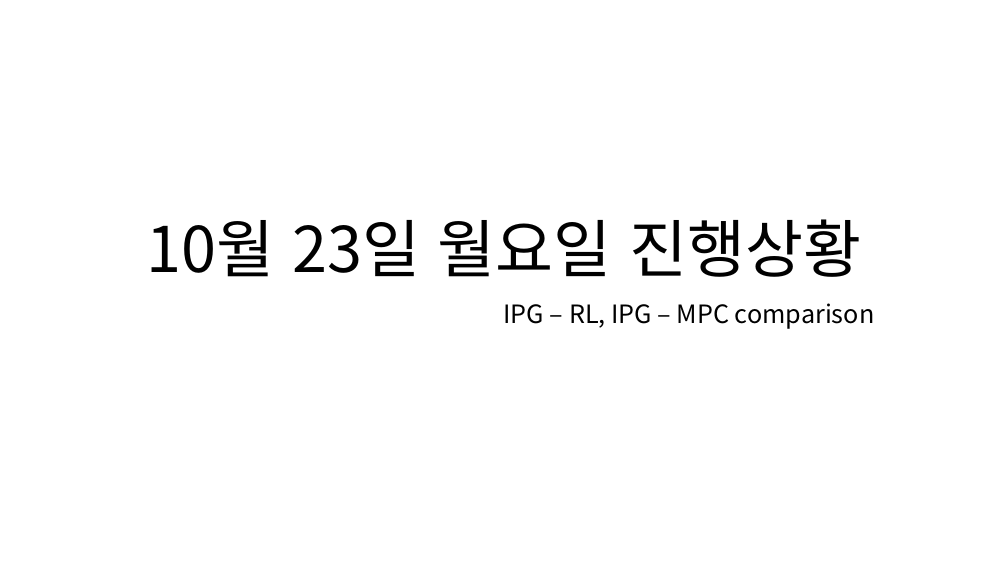
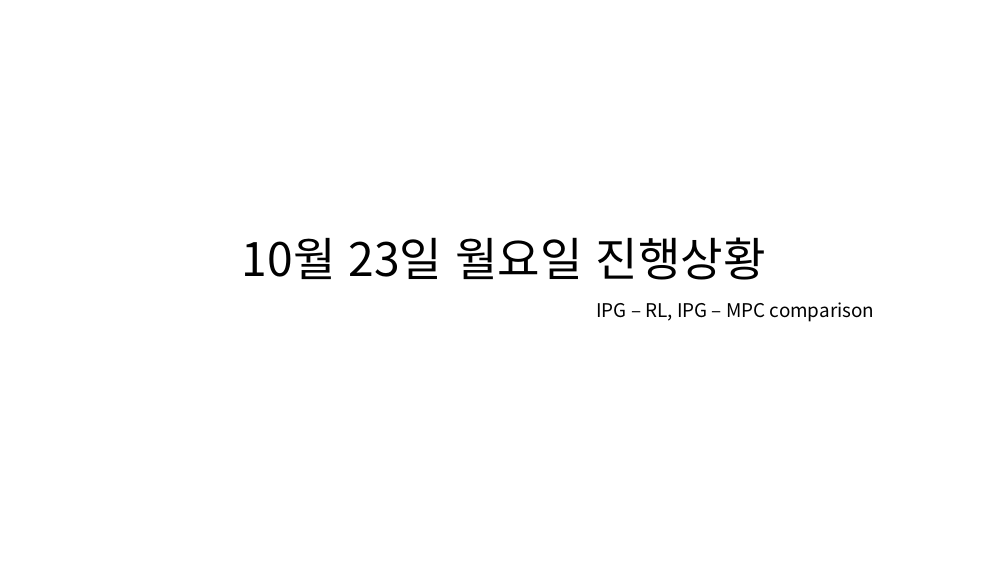
Before and after one commit to HAN2496/CarMakerResults, a slide deck: slide 1 of 1023_결과보고 - Copy.pptx. Drawn at 1008x567 pixels with LibreOffice and Linux fonts; fonts in the diff are those of the drawing. Boxes give left, top, right and bottom in pixels: in the first picture for what was removed or moved away, otherwise in the second. Text is boxed around its words. In the diff, an @@ line names an element or a change of style, - is before the commit and + after.

```diff
--- a/1023_결과보고 - Copy.pptx
+++ b/1023_결과보고 - Copy.pptx
@@ title "10월 23일 월요일 진행상황" at bbox=[242, 237, 766, 280]: size 60 to 44 pt @@
@@ subtitle "IPG – RL, IPG – ..." at bbox=[596, 302, 875, 322]: size 24 to 18 pt @@
```
Also in this commit, not shown: 2 other slides changed, 10 other files.
